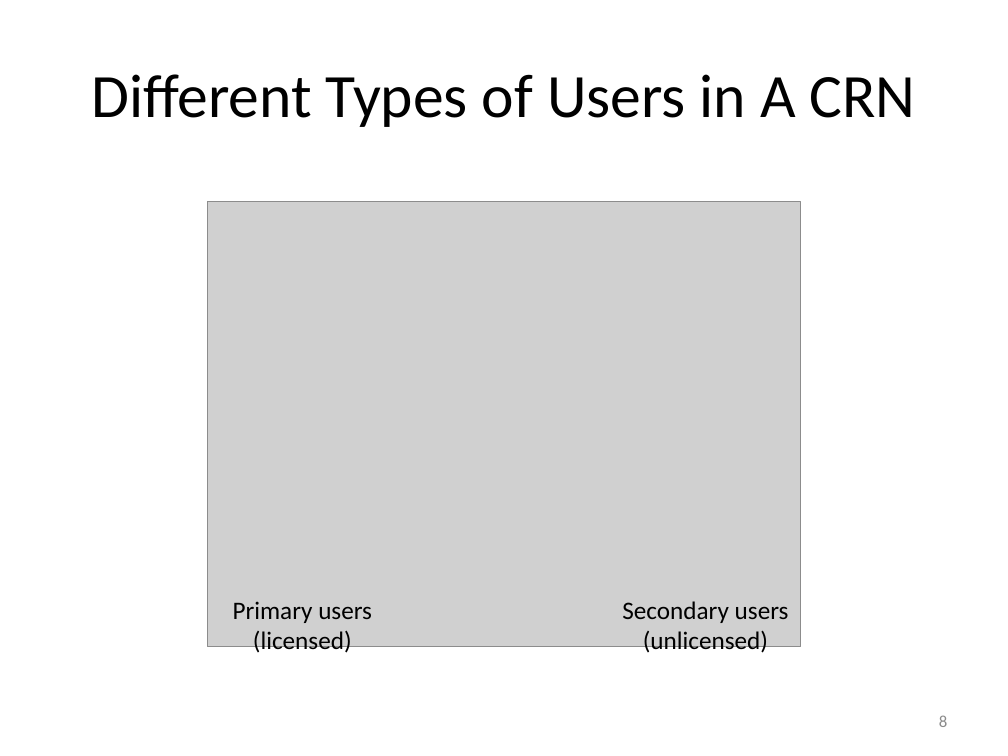
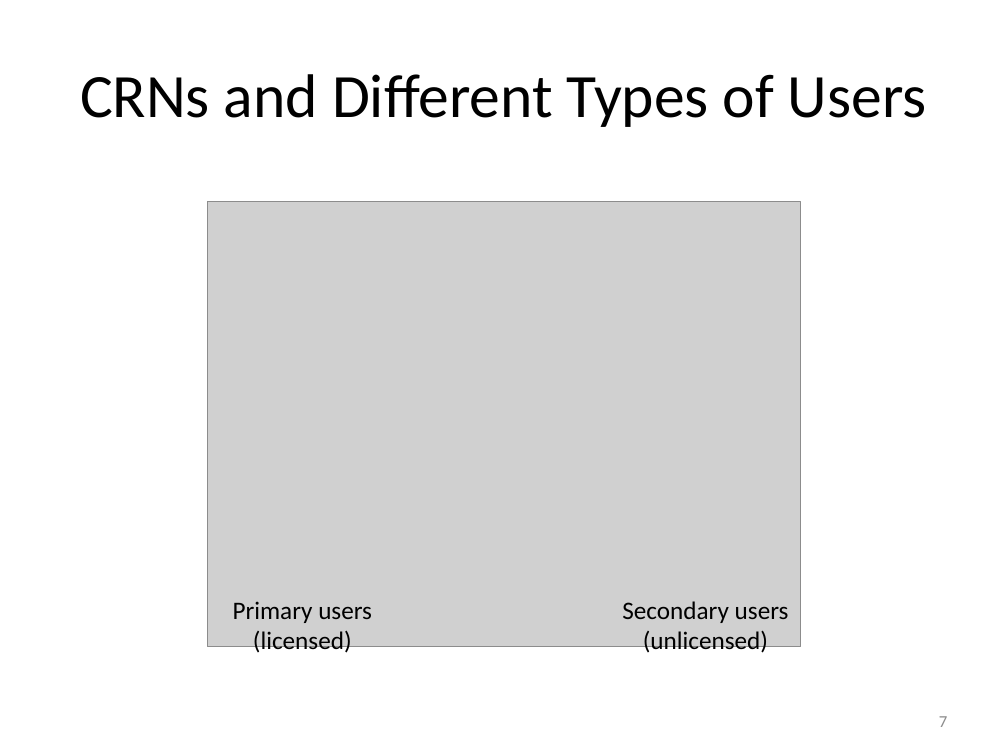
Before and after one commit to takhandipu/MSThesisPresentation, a slide deck: slide 7 of draft.pptx (slide 8 before the commit). Drawn at 1008x756 pixels with LibreOffice and Linux fonts; fonts in the diff are those of the drawing; grey boxes stand for pictures. Boxes give left, top, right and bottom in pixels: in the first picture for what was removed or moved away, otherwise in the second. Text is boxed around its words. In the diff, an @@ line names an element or a change of style, - is before the commit and + after.

```diff
--- a/draft.pptx
+++ b/draft.pptx
@@ title at [80, 74, 927, 127]: text changed @@
-Different Types of Users in A CRN
+CRNs and Different Types of Users
@@ page number at [939, 716, 947, 727]: text changed @@
-8
+7
```
Also in this commit, not shown: 17 other slides changed, 1 slide added, 1 other file.
